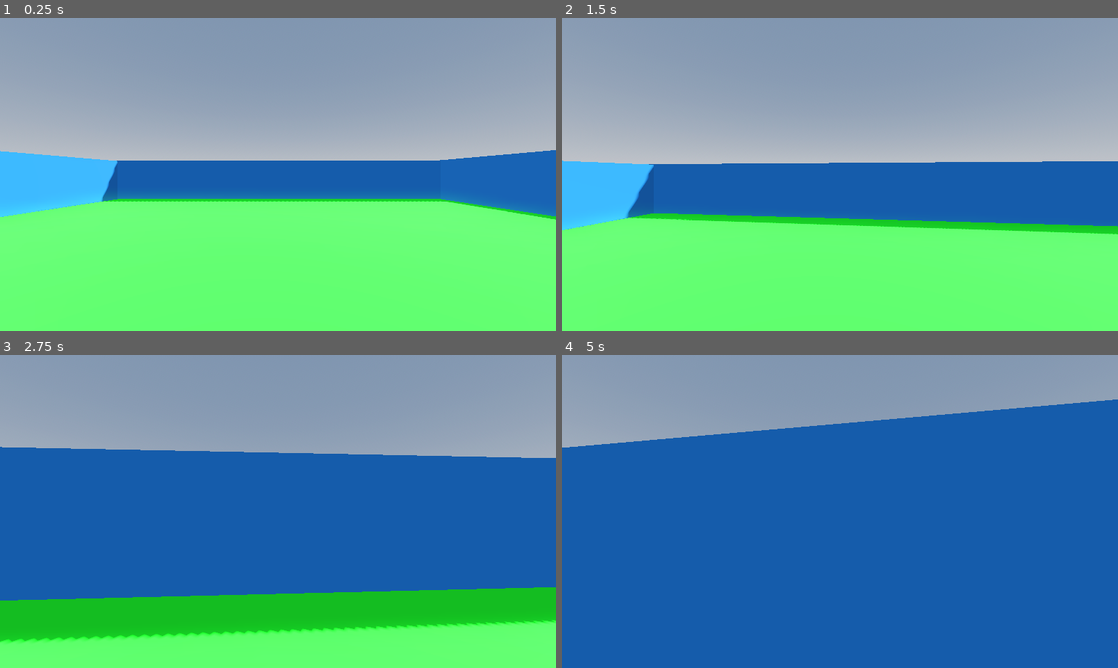
Above: before the commit, frames 1-4 (two rows, left to right).
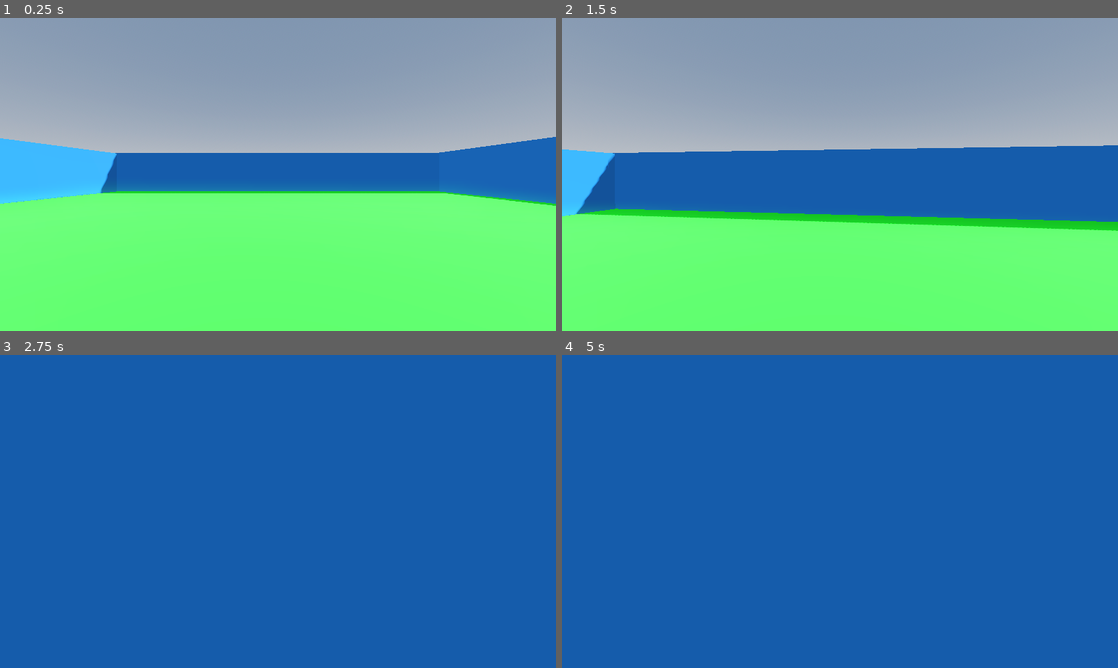
Above: after the commit, the same moments.

Repository: EnzoZirotti/First-Person-Character-Controller-Godot
Game: Godot game, scene res://Scenes/world.tscn
Same seed, same stepped clock (60 frames per second), same inputs: the game is played once before the commit and once after it.
Inputs (mouse positions are in pixels of both pictures, inside the frame that each line leads up to):
- Up to frame 1 (0.25 s): no input
- Up to frame 2 (1.5 s): move the mouse to (867, 174) at 0.52 s; hold Shift (sprint, bound only after the commit) 0.53-1.28 s; hold W (Forward) from 0.53 s (still down); tap Space (Jump) at 0.77 s; move the mouse to (812, 174) at 1.27 s; tap Shift (sprint, bound only after the commit) at 1.35 s
- Up to frame 3 (2.75 s): keep holding W (Forward); tap Space (Jump) at 1.52 s; move the mouse to (289, 505) at 2.02 s; hold Shift (sprint, bound only after the commit) from 2.03 s (still down)
- Up to frame 4 (5 s): keep holding W (Forward); move the mouse to (834, 517) at 2.77 s; release Shift (sprint, bound only after the commit) at 2.78 s; tap Shift (sprint, bound only after the commit) at 2.85, 4.35 s; tap Space (Jump) at 3.02, 3.77, 4.52 s; move the mouse to (878, 514) at 3.52 s; hold Shift (sprint, bound only after the commit) 3.53-4.28 s; tap Enter at 4.25 s; move the mouse to (795, 508) at 4.27 s

The runs differ from the first frame. In frame 1, 6.5% of the frame differs, in the area x 0-100%, y 38-65%; in frame 2, 8.1%; in frame 3, 55%, in the area x 0-100%, y 0-100%; in frame 4, 22%.

Commit message:
Added sprinting

Diff:
--- a/Scripts/Player.gd
+++ b/Scripts/Player.gd
@@ -1,15 +1,22 @@
 extends CharacterBody3D
 
-
-const SPEED = 5.0
+var speed
+const WALK_SPEED = 5.0
+const SPRINT_SPEED = 8.0
 const JUMP_VELOCITY = 4.5
 const SENSITIVITY = 0.001
+#bob freqency
+const BOB_FREQ = 2.0
+const BOB_AMP = 0.08
+var t_bob = 0.0
 
 # Get the gravity from the project settings to be synced with RigidBody nodes.
 var gravity = 9.8
 
+
 @onready var head = $Head
 @onready var camera = $'Head/Camera3D'
+
 
 
 
@@ -31,18 +38,39 @@
 	if Input.is_action_just_pressed("Jump") and is_on_floor():
 		velocity.y = JUMP_VELOCITY
 
+	# Handle Sprint
+	if Input.is_action_pressed("sprint"):
+		speed = SPRINT_SPEED
+		print(SPRINT_SPEED)
+	else:
+		speed = WALK_SPEED
+
 	# Get the input direction and handle the movement/deceleration.
 	# As good practice, you should replace UI actions with custom gameplay actions.
 	var input_dir = Input.get_vector("Left", "Right", "Forward", "Backward")
 	var direction = (head.transform.basis * Vector3(input_dir.x, 0, input_dir.y)).normalized()
-	if direction:
-		velocity.x = direction.x * SPEED
-		velocity.z = direction.z * SPEED
+	if is_on_floor():
+		if direction:
+			velocity.x = lerp(velocity.x, direction.x * speed, delta * 7.0)
+			velocity.z = lerp(velocity.z, direction.z * speed, delta * 7.0)
+		else:
+			velocity.x = 0.0
+			velocity.z = 0.0
 	else:
-		velocity.x = 0.0
-		velocity.z = 0.0
+		velocity.x = lerp(velocity.x, direction.x * speed, delta * 3.0)
+		velocity.z = lerp(velocity.z, direction.z * speed, delta * 3.0)
 
 	if Input.is_action_just_pressed("ui_cancel"):
 		Input.set_mouse_mode(Input.MOUSE_MODE_VISIBLE)
 
+#head bob
+	t_bob += delta * velocity.length() * float(is_on_floor())
+	camera.transform.origin = _headbob(t_bob)
+
 	move_and_slide()
+
+func _headbob(time) -> Vector3:
+	var pos = Vector3.ZERO
+	pos.y = sin(time * BOB_FREQ) * BOB_AMP
+	pos.x = cos(time * BOB_FREQ / 2) * BOB_AMP
+	return pos
--- a/project.godot
+++ b/project.godot
@@ -43,7 +43,7 @@
 "events": [Object(InputEventKey,"resource_local_to_scene":false,"resource_name":"","device":-1,"window_id":0,"alt_pressed":false,"shift_pressed":false,"ctrl_pressed":false,"meta_pressed":false,"pressed":false,"keycode":0,"physical_keycode":68,"key_label":0,"unicode":100,"echo":false,"script":null)
 ]
 }
-Sprint={
+sprint={
 "deadzone": 0.5,
 "events": [Object(InputEventKey,"resource_local_to_scene":false,"resource_name":"","device":-1,"window_id":0,"alt_press …(182 unchanged characters)…
 ]
